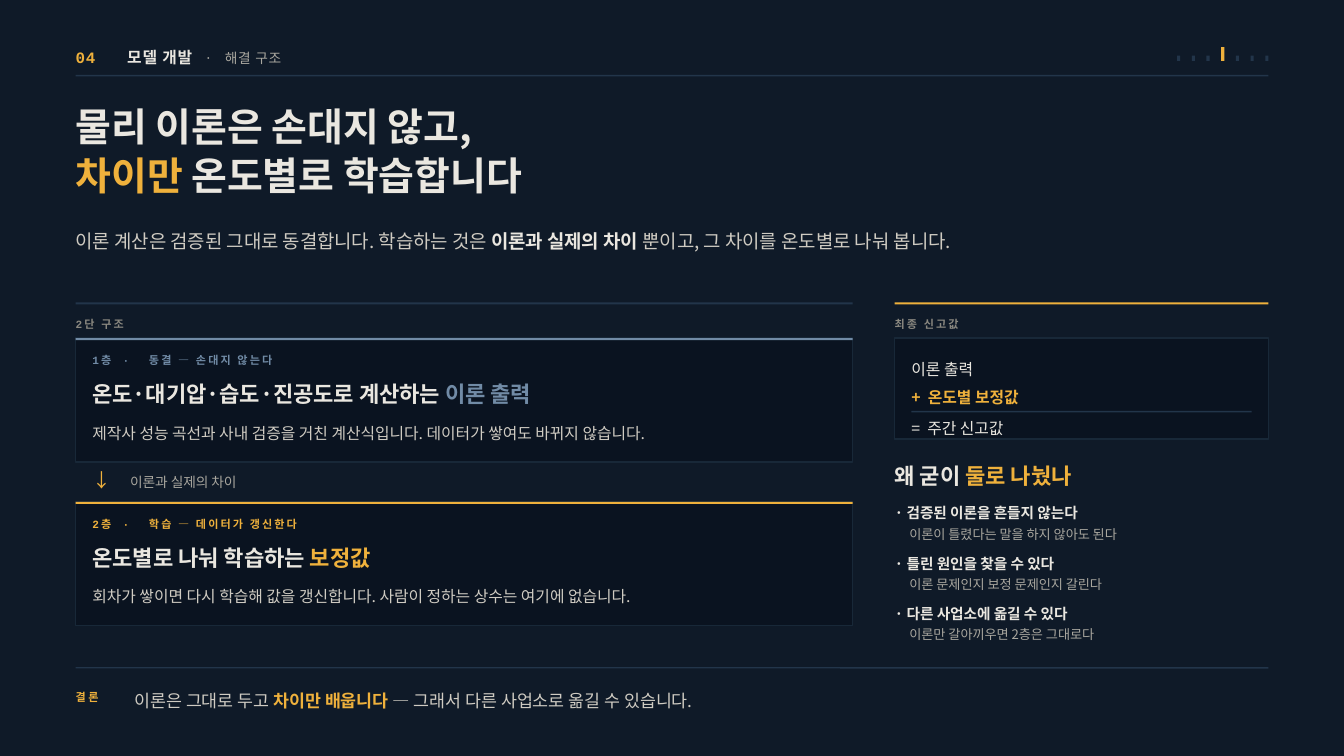
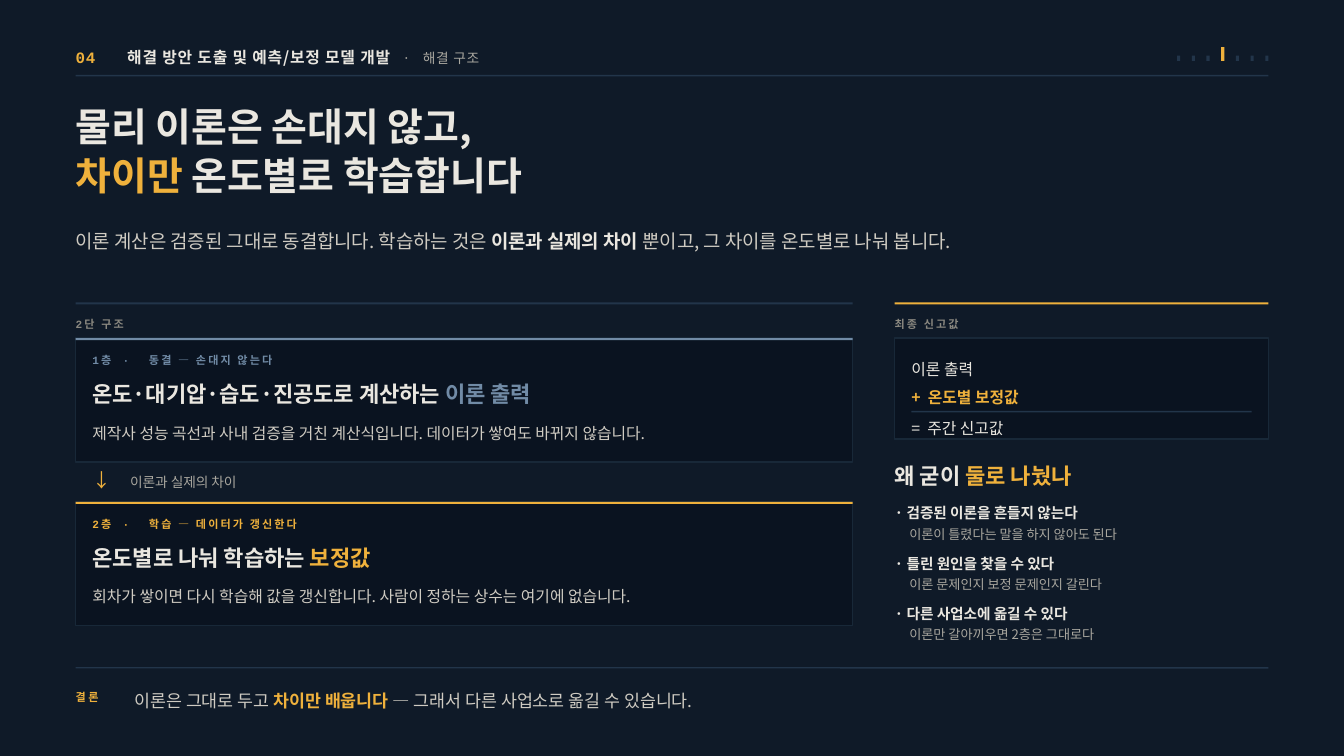
Before and after one commit to jooh-ai/Narae-AI, a slide deck: slide 9 of docs/ppt/위례_공급가능용량_최종발표.pptx. Drawn at 1344x756 pixels with LibreOffice and Linux fonts; fonts in the diff are those of the drawing. Boxes give left, top, right and bottom in pixels: in the first picture for what was removed or moved away, otherwise in the second. Text is boxed around its words. In the diff, an @@ line names an element or a change of style, - is before the commit and + after.

```diff
--- a/docs/ppt/위례_공급가능용량_최종발표.pptx
+++ b/docs/ppt/위례_공급가능용량_최종발표.pptx
@@ text at (127,49,479,66): text changed; text colour #A9A79F to #EAE7E0 @@
-04 모델 개발 · 해결 구조
+04 해결 방안 도출 및 예측/보정 모델 개발 · 해결 구조
```
Also in this commit, not shown: 13 other slides changed, 1 other file.
